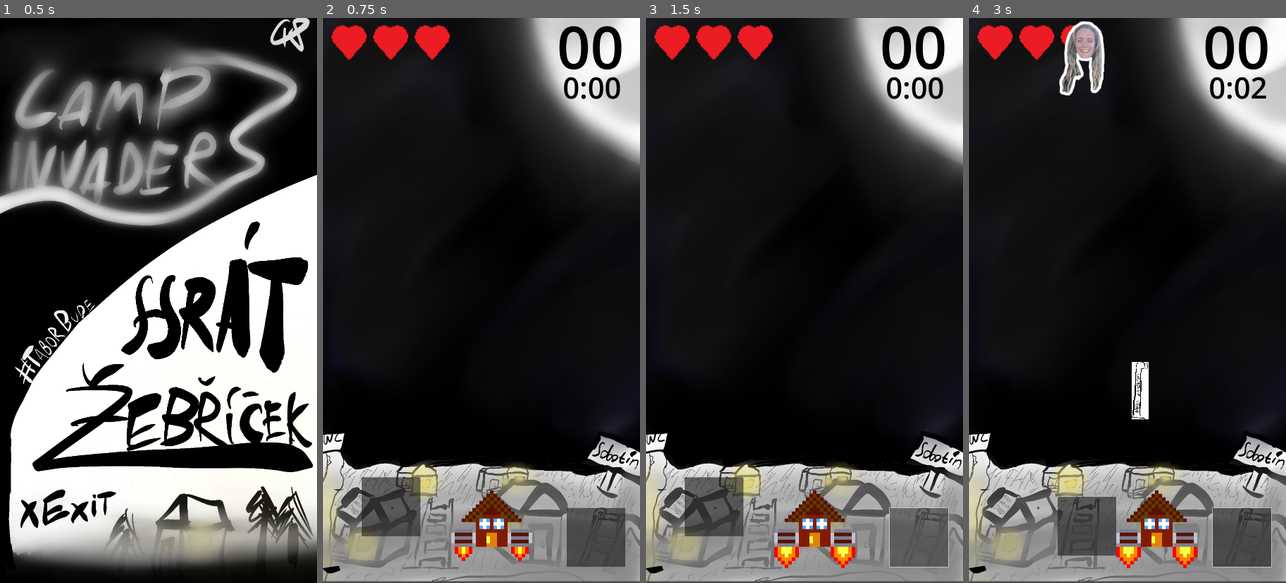
Above: before the commit, frames 1-4 (left to right).
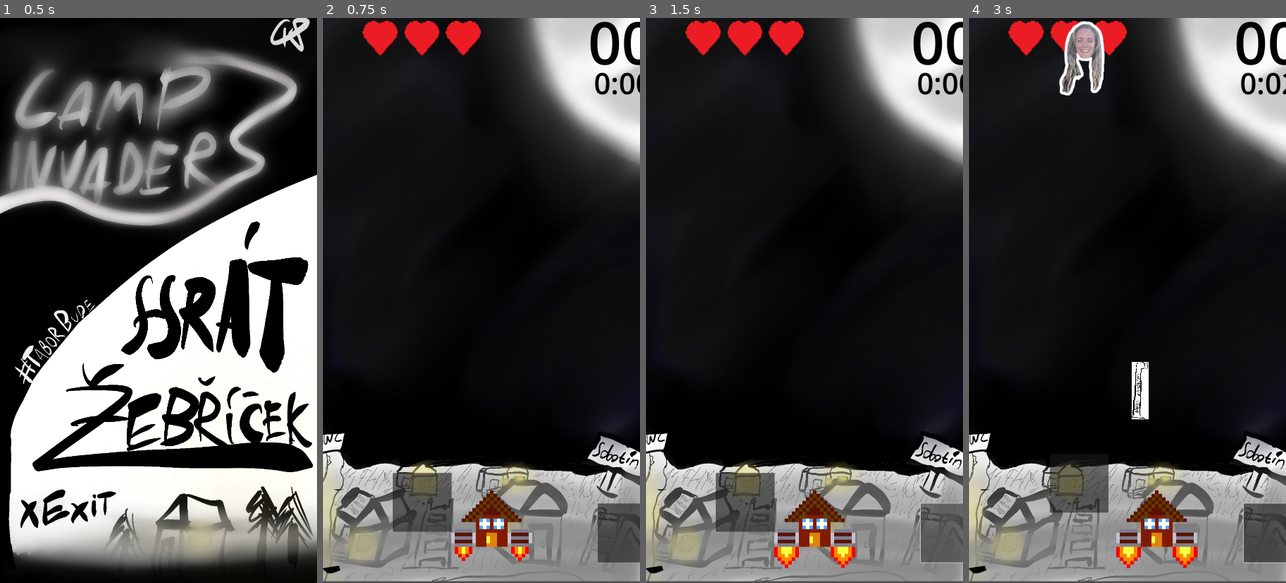
Above: after the commit, the same moments.

Repository: Honzapkcz/camp-invaders
Game: Godot game, scene res://Scenes/main_menu.tscn
Same seed, same stepped clock (60 frames per second), same inputs: the game is played once before the commit and once after it.
Inputs (mouse positions are in pixels of both pictures, inside the frame that each line leads up to; where the layout moved, square brackets give the same spot in the first picture):
- Up to frame 1 (0.5 s): no input
- Up to frame 2 (0.75 s): click (481, 300) at 0.5 s
- Up to frame 3 (1.5 s): click (950, 532) [918, 537] at 1.25 s
- Up to frame 4 (3 s): click (1070, 503) [1038, 509] at 2 s; move the mouse to (1197, 272) at 2.77 s; hold Right (Right) from 2.78 s (still down); tap Space (Fire) at 2.85 s; click (1197, 272) at 2.92 s

Frame 1 is identical in both runs. In frame 2, 7.1% of the frame differs, in the area x 2-100%, y 0-98%; in frame 3, 7.1%; in frame 4, 7.2%.

Commit message:
GameHud: Joistick finally works

Diff:
--- a/src/Scenes/game_hud.tscn
+++ b/src/Scenes/game_hud.tscn
@@ -8,6 +8,10 @@
 anchors_preset = 15
 anchor_right = 1.0
 anchor_bottom = 1.0
+offset_left = 106.0
+offset_top = -15.0
+offset_right = 106.0
+offset_bottom = -15.0
 grow_horizontal = 2
 grow_vertical = 2
 script = ExtResource("1_0hofx")
@@ -83,3 +87,4 @@
 offset_top = -100.0
 offset_right = 100.0
 offset_bottom = 100.0
+pivot_offset = Vector2(100, 100)
--- a/src/Scripts/game_hud.gd
+++ b/src/Scripts/game_hud.gd
@@ -49,15 +49,12 @@
 	else: return
 	get_viewport().set_input_as_handled()
 
-func _move_tip(new_position: Vector2):
-	$JoistickButton/Tip.global_position = new_position - $JoistickButton/Tip.pivot_offset * 200
-
 func _update_joystick(touch_position: Vector2):
-	var center : Vector2 = $JoistickButton.global_position + Vector2(30, 30)
+	var center : Vector2 = $JoistickButton.global_position # + Vector2(30, 30)
 	var vector : Vector2 = touch_position - center
 	vector = vector.limit_length(clampzone_size)
 
-	_move_tip(center + vector)
+	$JoistickButton/Tip.global_position = vector + center - $JoistickButton/Tip.pivot_offset
 
 	if vector.length_squared() > deadzone_size * deadzone_size:
 		is_pressed = true
